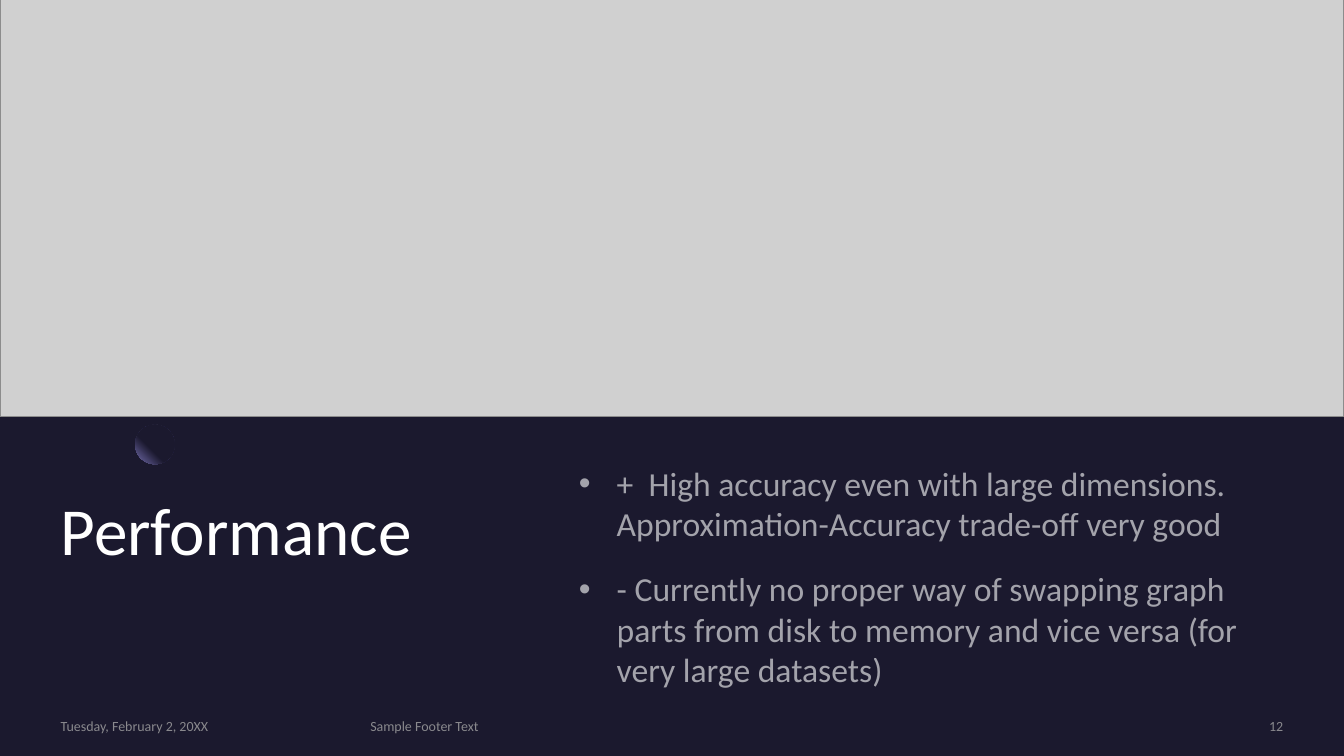
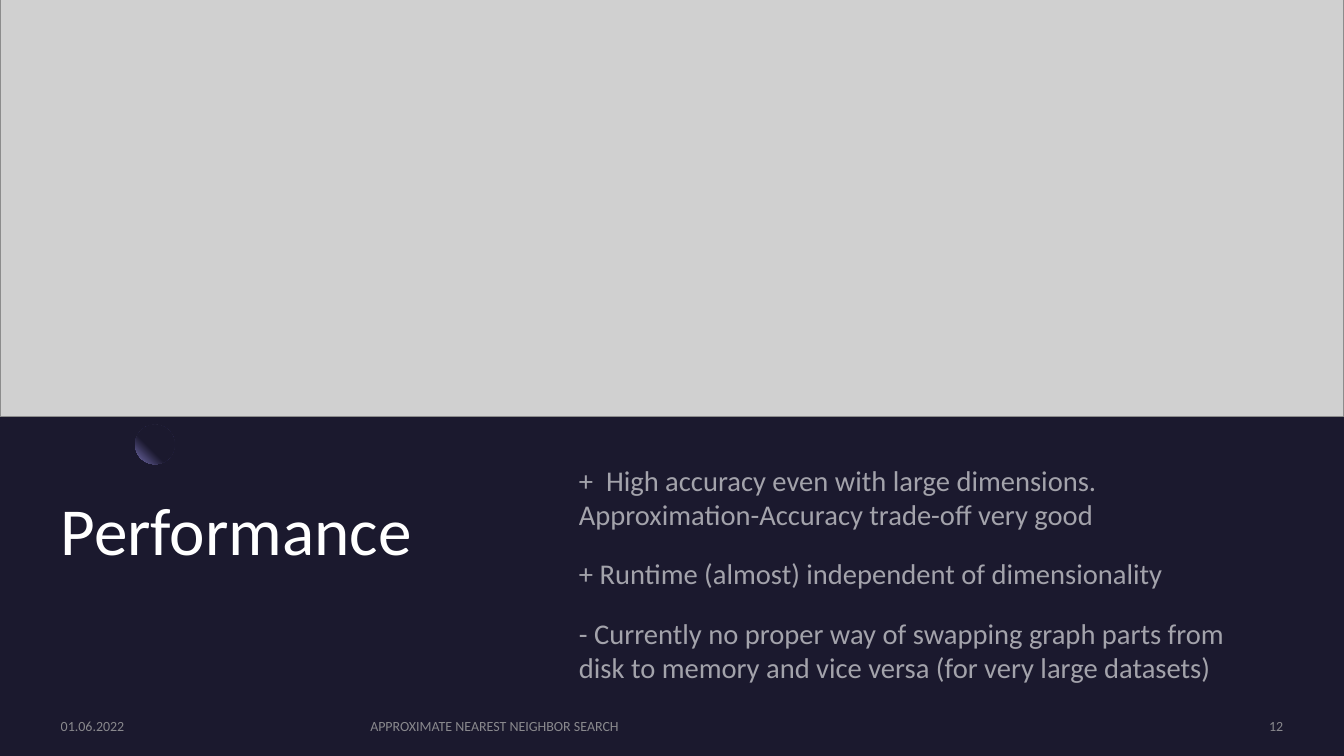
Before and after one commit to Ra0R/approximate-nearest-neighbor, a slide deck: slide 12 of presentation.pptx. Drawn at 1344x756 pixels with LibreOffice and Linux fonts; fonts in the diff are those of the drawing; grey boxes stand for pictures. Boxes give left, top, right and bottom in pixels: in the first picture for what was removed or moved away, otherwise in the second. Text is boxed around its words. In the diff, an @@ line names an element or a change of style, - is before the commit and + after.

```diff
--- a/presentation.pptx
+++ b/presentation.pptx
@@ text at (579, 471, 1224, 683): size 24 to 20.4 pt in "+ High accuracy even with large dimensions. ...", "- Currently no proper way of swapping ..."; bullet • to none @@
@@ text at (600, 563, 1163, 589): paragraph added @@
++ Runtime (almost) independent of dimensionality
@@ text at (61, 722, 125, 731): text changed @@
-Tuesday, February 2, 20XX
+01.06.2022
@@ text at (370, 722, 619, 731): text changed @@
-Sample Footer Text
+APPROXIMATE NEAREST NEIGHBOR SEARCH
```
Also in this commit, not shown: 12 other slides changed, 1 slide added, 1 slide removed, 2 other files.
